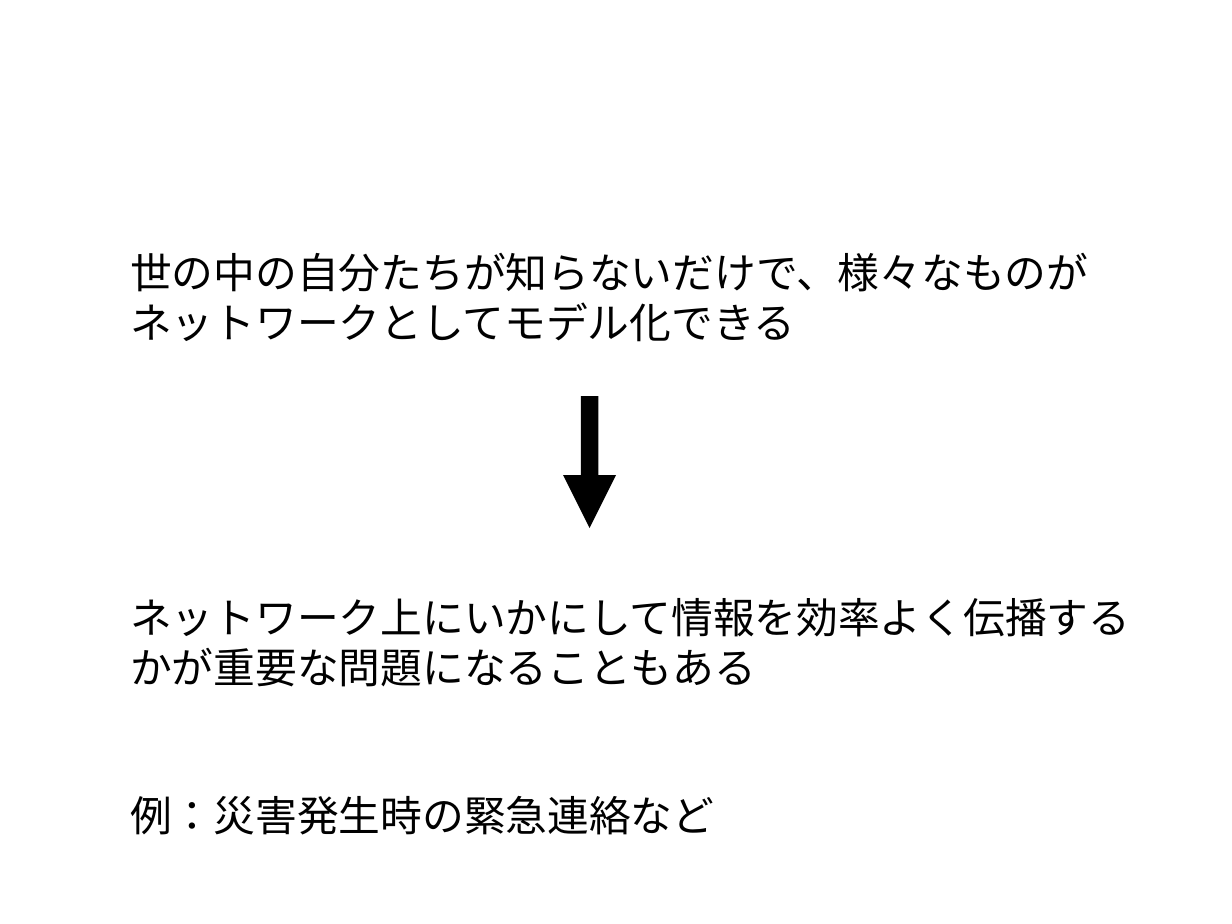
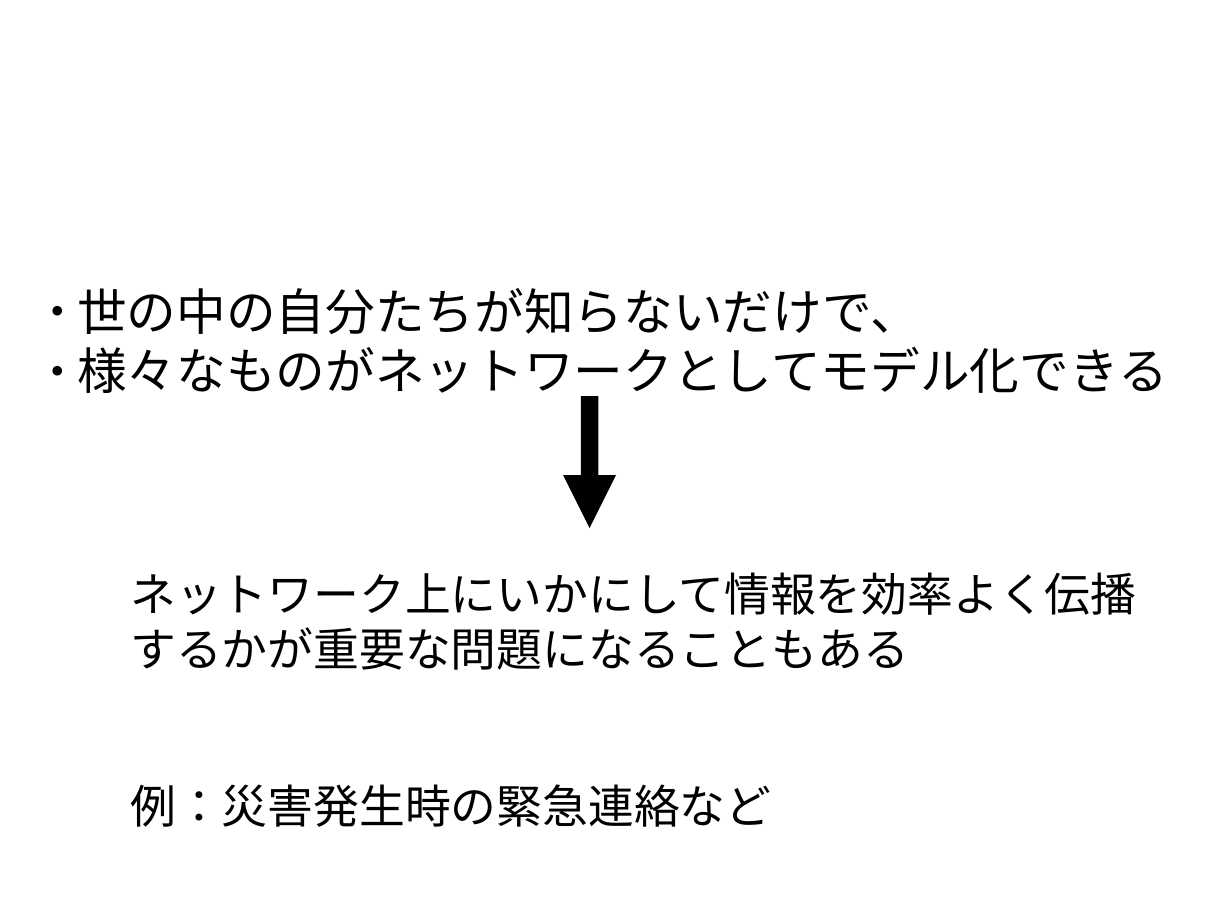
Before and after one commit to awesomest/NetWork_g-2015, a slide deck: slide 7 of 中間発表.odp. Drawn at 1232x924 pixels with LibreOffice and Linux fonts; fonts in the diff are those of the drawing; background and template pictures are left out. Boxes give left, top, right and bottom in pixels: in the first picture for what was removed or moved away, otherwise in the second. Text is boxed around its words. In the diff, an @@ line names an element or a change of style, - is before the commit and + after.

```diff
--- a/中間発表.odp
+++ b/中間発表.odp
@@ text "ネットワーク上にいかにして情報を効率よく伝播するかが重要な問題になることもある" at <box>130,572,1136,827</box>: size 26.9 to 29.5 pt @@
@@ text at <box>130,253,1088,342</box>: paragraph removed @@
-世の中の自分たちが知らないだけで、様々なものがネットワークとしてモデル化できる
@@ text added at <box>77,288,1168,402</box>, 32 pt, text #000000 @@
+● 世の中の自分たちが知らないだけで、
+● 様々なものがネットワークとしてモデル化できる
```
Also in this commit, not shown: 36 other slides changed, 6 slides added, 2 slides removed.
